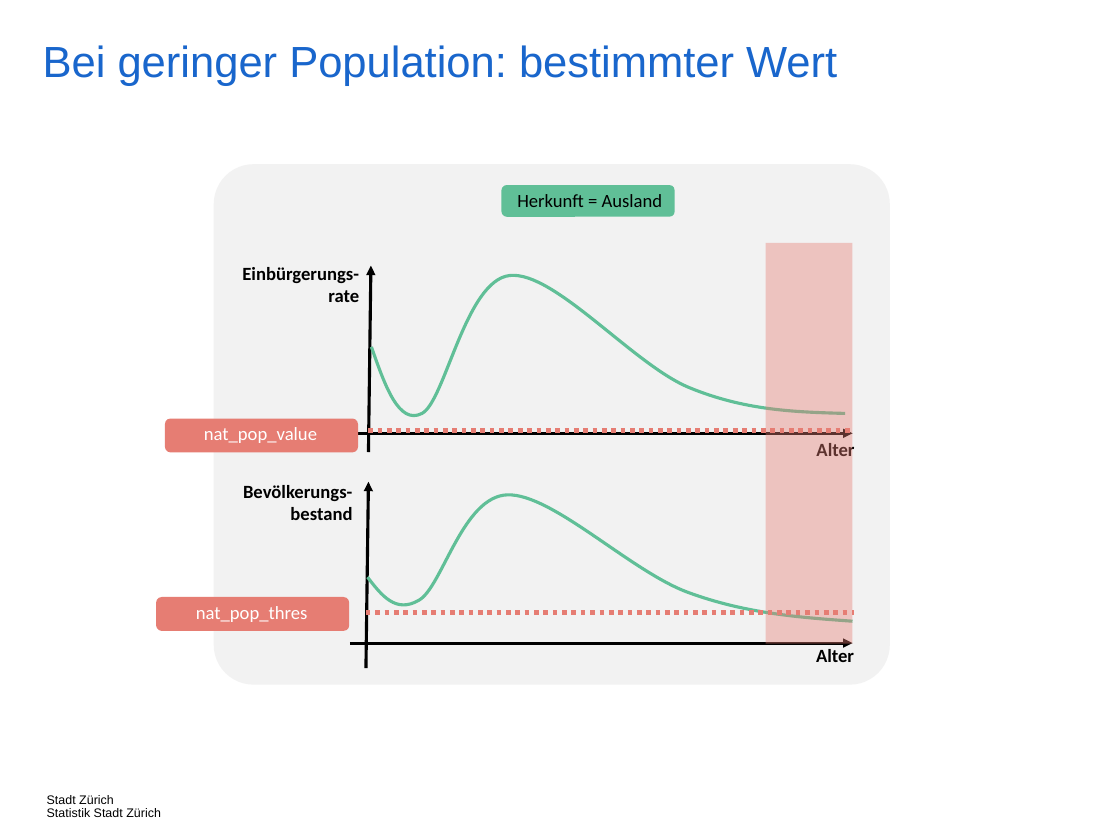
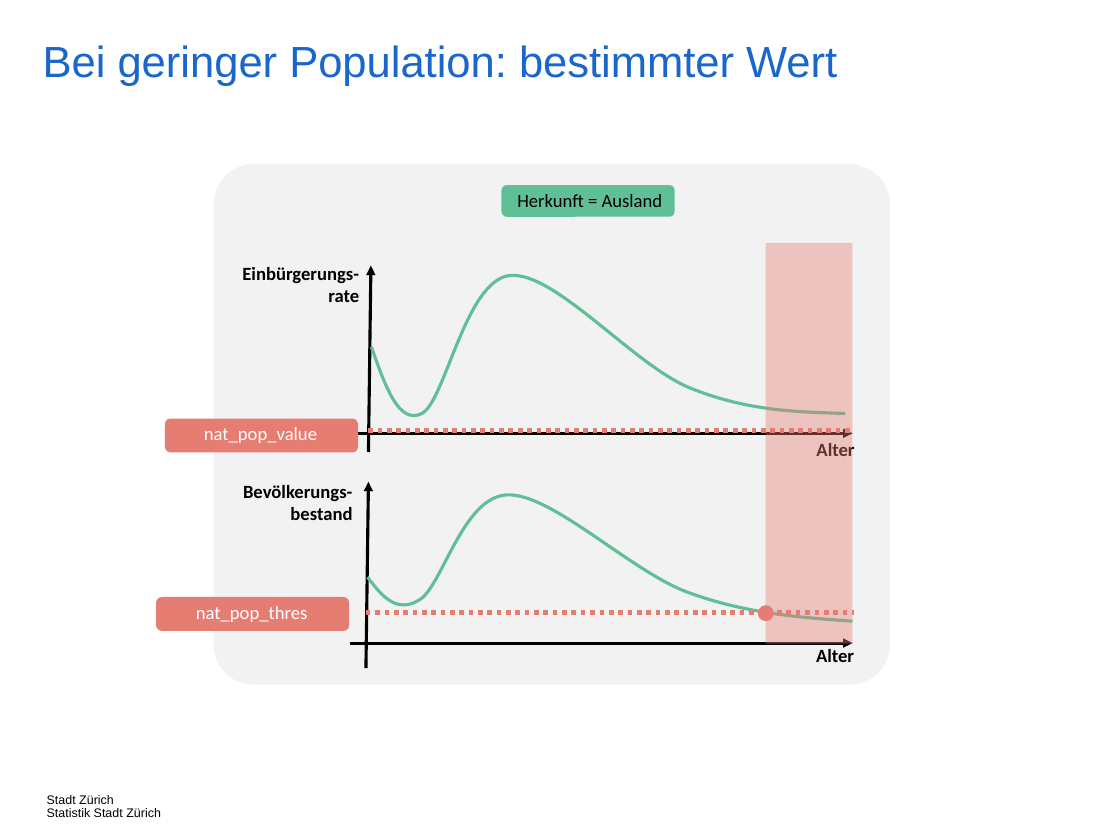
Before and after one commit to StatistikStadtZuerich/BevSzen, a slide deck: slide 81 of 2020phase2/5_Documentation/Concepts-Phase2.pptx (slide 80 before the commit). Drawn at 1120x840 pixels with LibreOffice and Linux fonts; fonts in the diff are those of the drawing. Boxes give left, top, right and bottom in pixels: in the first picture for what was removed or moved away, otherwise in the second. Text is boxed around its words. In the diff, an @@ line names an element or a change of style, - is before the commit and + after.

```diff
--- a/2020phase2/5_Documentation/Concepts-Phase2.pptx
+++ b/2020phase2/5_Documentation/Concepts-Phase2.pptx
@@ ellipse added at bbox=[758, 605, 774, 620], fill #E67D73 @@
```
Also in this commit, not shown: 4 other slides changed, 1 slide added.
